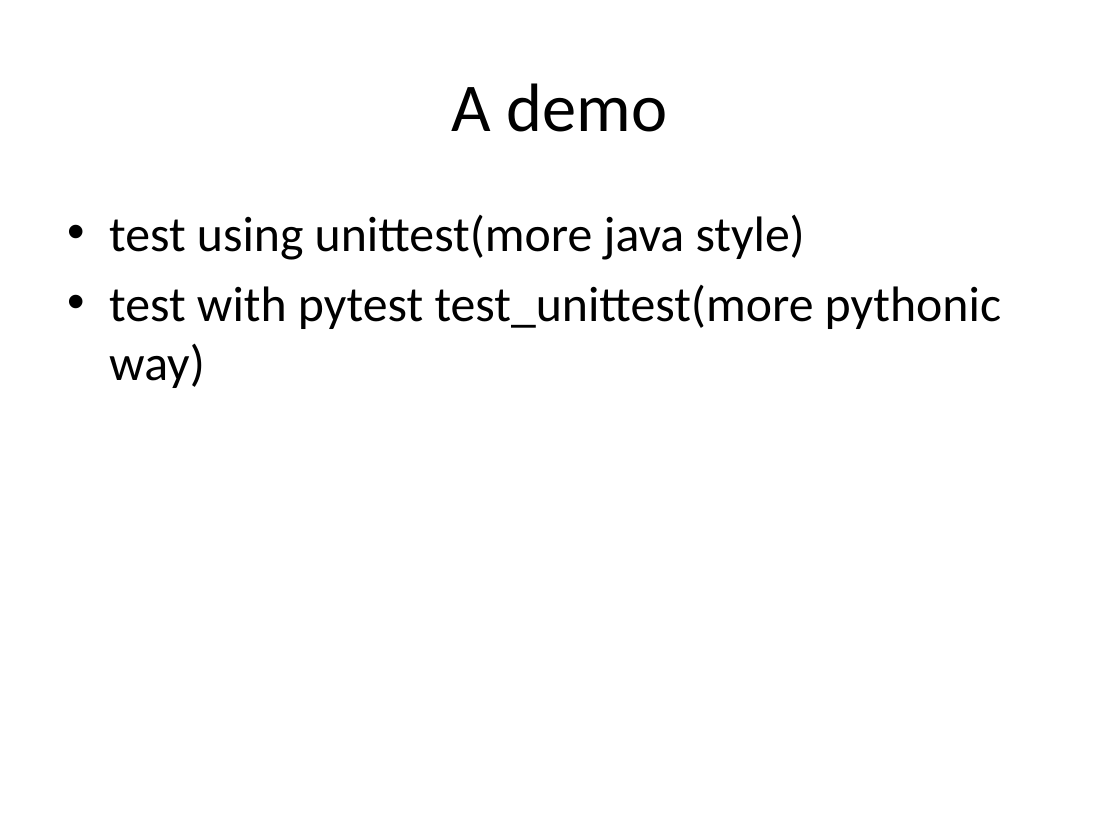
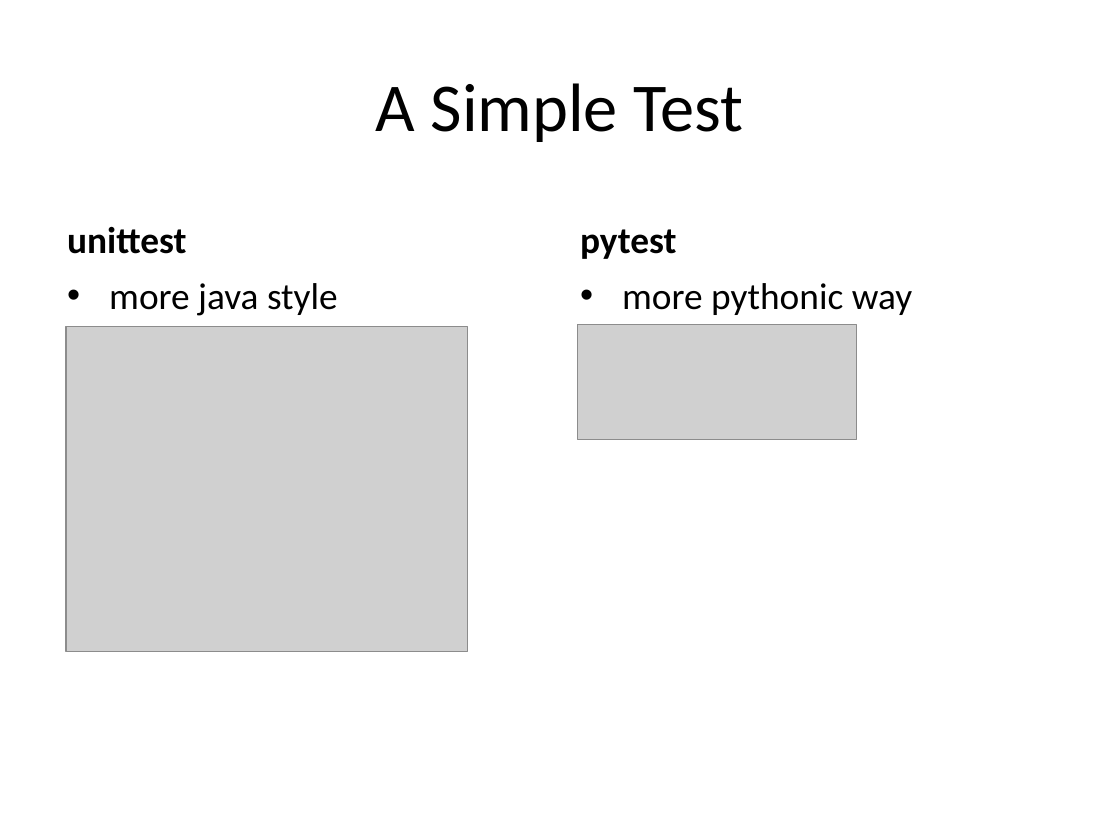
Before and after one commit to hdw868/pytest_demo, a slide deck: slide 4 of docs/Introduction to pytest.pptx (slide 5 before the commit). Drawn at 1120x840 pixels with LibreOffice and Linux fonts; fonts in the diff are those of the drawing; grey boxes stand for pictures. Boxes give left, top, right and bottom in pixels: in the first picture for what was removed or moved away, otherwise in the second. Text is boxed around its words. In the diff, an @@ line names an element or a change of style, - is before the commit and + after.

```diff
--- a/docs/Introduction to pytest.pptx
+++ b/docs/Introduction to pytest.pptx
@@ title at box(376, 83, 743, 142): text changed @@
-A demo
+A Simple Test
@@ text added at box(67, 226, 186, 254), 24 pt, text #000000, bold @@
+unittest
@@ text added at box(580, 229, 676, 259), 24 pt, text #000000, bold @@
+pytest
@@ text at box(109, 283, 338, 316): text changed; size 32 to 24 pt @@
-• test using unittest(more java style)
-• test with pytest test_unittest(more pythonic way)
+• more java style
@@ text added at box(622, 283, 912, 315), 24 pt, text #000000 @@
+• more pythonic way
@@ picture added at box(66, 326, 467, 652) @@
@@ picture added at box(578, 325, 857, 439) @@
```
Also in this commit, not shown: 11 other slides changed, 3 slides added, 2 slides removed.
